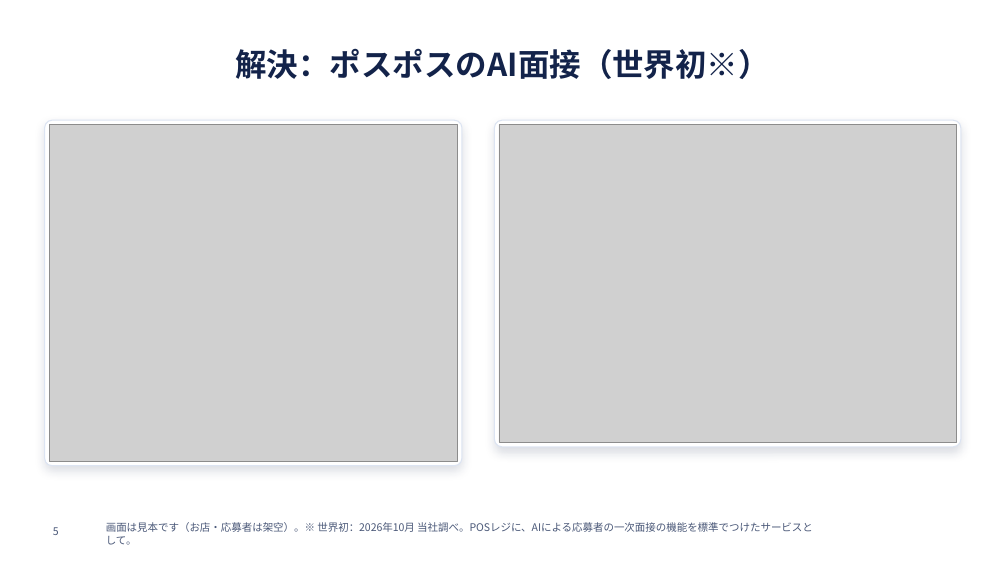
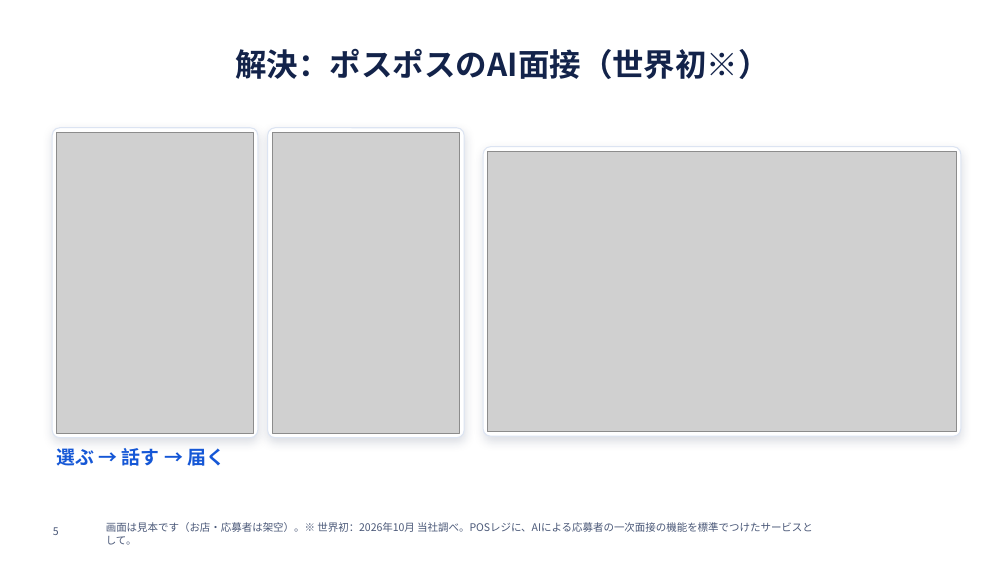
Before and after one commit to SatoAkito2026/GACHICAREERAI, a slide deck: slide 5 of docs/posupos-sales/posupos-teian.pptx. Drawn at 1008x567 pixels with LibreOffice and Linux fonts; fonts in the diff are those of the drawing; grey boxes stand for pictures; background and template pictures are left out. Boxes give left, top, right and bottom in pixels: in the first picture for what was removed or moved away, otherwise in the second. Text is boxed around its words. In the diff, an @@ line names an element or a change of style, - is before the commit and + after.

```diff
--- a/docs/posupos-sales/posupos-teian.pptx
+++ b/docs/posupos-sales/posupos-teian.pptx
@@ picture removed at [49,125,457,461] @@
@@ rounded rectangle at [52,128,258,438]: proportions changed @@
@@ rounded rectangle: place and size @@
-rounded rectangle at [45,120,462,466]
+rounded rectangle at [52,128,258,438]
@@ picture added at [57,132,253,433] @@
@@ rounded rectangle added at [268,128,464,438], fill #FFFFFF, outline #DCE4F2 1 pt @@
@@ picture added at [272,132,460,433] @@
@@ rounded rectangle: place and size @@
-rounded rectangle at [495,120,961,447]
+rounded rectangle at [483,147,961,436]
@@ rounded rectangle at [483,147,961,436]: proportions changed @@
@@ picture: place and size @@
-picture at [499,125,957,442]
+picture at [488,151,957,432]
@@ text added at [57,448,225,466], 18 pt, text #1557D6, bold @@
+選ぶ → 話す → 届く
```
Also in this commit, not shown: 6 other slides changed, 9 other files.
